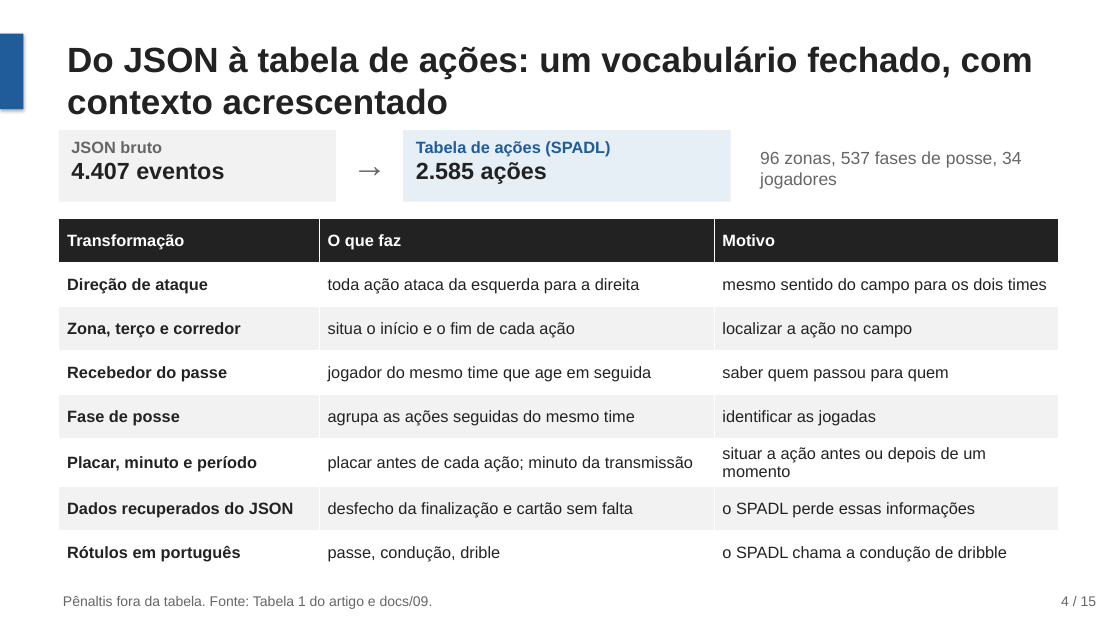
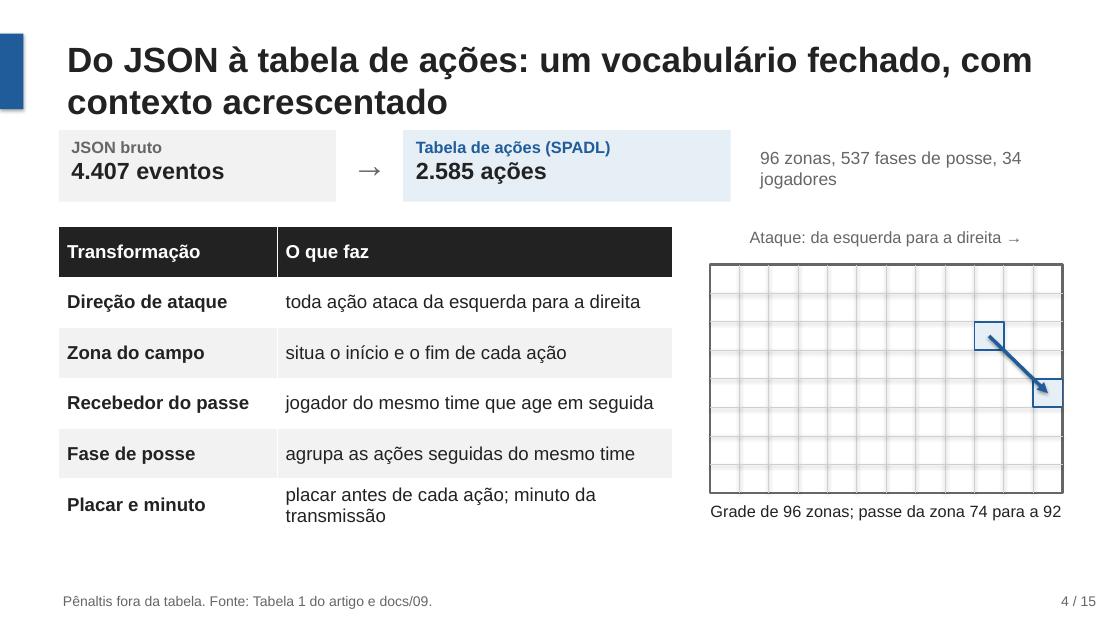
Before and after one commit to joaowinderfeldbussolotto/football-tactics-knowledge-graph, a slide deck: slide 4 of apresentacao/apresentacao.pptx. Drawn at 1120x630 pixels with LibreOffice and Linux fonts; fonts in the diff are those of the drawing. Boxes give left, top, right and bottom in pixels: in the first picture for what was removed or moved away, otherwise in the second. Text is boxed around its words. In the diff, an @@ line names an element or a change of style, - is before the commit and + after.

```diff
--- a/apresentacao/apresentacao.pptx
+++ b/apresentacao/apresentacao.pptx
@@ table at (x1=59, y1=227, x2=672, y2=529) @@
-Transformação | O que faz | Motivo
-Direção de ataque | toda ação ataca da esquerda para a direita | mesmo sentido do campo para os dois times
-Zona, terço e corredor | situa o início e o fim de cada ação | localizar a ação no campo
-Recebedor do passe | jogador do mesmo time que age em seguida | saber quem passou para quem
-Fase de posse | agrupa as ações seguidas do mesmo time | identificar as jogadas
-Placar, minuto e período | placar antes de cada ação; minuto da transmissão | situar a ação antes ou depois de um momento
-Dados recuperados do JSON | desfecho da finalização e cartão sem falta | o SPADL perde essas informações
-Rótulos em português | passe, condução, drible | o SPADL chama a condução de dribble
+Transformação | O que faz
+Direção de ataque | toda ação ataca da esquerda para a direita
+Zona do campo | situa o início e o fim de cada ação
+Recebedor do passe | jogador do mesmo time que age em seguida
+Fase de posse | agrupa as ações seguidas do mesmo time
+Placar e minuto | placar antes de cada ação; minuto da transmissão
@@ table resized from (x1=59, y1=218, x2=1059, y2=571) to (x1=59, y1=227, x2=672, y2=529) @@
@@ text added at (x1=750, y1=231, x2=1002, y2=246), 14 pt, text #666666 @@
+Ataque: da esquerda para a direita →
@@ rectangle added at (x1=710, y1=265, x2=1063, y2=493), fill #FFFFFF, outline #666666 2 pt @@
@@ line added from (739, 265) to (739, 493), #D0D0D0 0.75 pt @@
@@ line added from (769, 265) to (769, 493), #D0D0D0 0.75 pt @@
@@ line added from (798, 265) to (798, 493), #D0D0D0 0.75 pt @@
@@ line added from (828, 265) to (828, 493), #D0D0D0 0.75 pt @@
@@ line added from (857, 265) to (857, 493), #D0D0D0 0.75 pt @@
@@ line added from (886, 265) to (886, 493), #D0D0D0 0.75 pt @@
@@ line added from (916, 265) to (916, 493), #D0D0D0 0.75 pt @@
@@ line added from (945, 265) to (945, 493), #D0D0D0 0.75 pt @@
@@ line added from (975, 265) to (975, 493), #D0D0D0 0.75 pt @@
@@ line added from (1004, 265) to (1004, 493), #D0D0D0 0.75 pt @@
@@ line added from (1033, 265) to (1033, 493), #D0D0D0 0.75 pt @@
@@ line added from (710, 293) to (1063, 293), #D0D0D0 0.75 pt @@
@@ line added from (710, 322) to (1063, 322), #D0D0D0 0.75 pt @@
@@ rectangle added at (x1=975, y1=322, x2=1004, y2=350), fill #E6EEF6, outline #1F5C99 1.5 pt @@
@@ line added from (710, 350) to (1063, 350), #D0D0D0 0.75 pt @@
@@ arrow added from (989, 336) to (1048, 393), #1F5C99 3 pt @@
@@ line added from (710, 379) to (1063, 379), #D0D0D0 0.75 pt @@
@@ rectangle added at (x1=1033, y1=379, x2=1063, y2=408), fill #E6EEF6, outline #1F5C99 1.5 pt @@
@@ line added from (710, 408) to (1063, 408), #D0D0D0 0.75 pt @@
@@ line added from (710, 436) to (1063, 436), #D0D0D0 0.75 pt @@
@@ line added from (710, 465) to (1063, 465), #D0D0D0 0.75 pt @@
@@ text added at (x1=710, y1=505, x2=1061, y2=521), 14 pt, text #222222 @@
+Grade de 96 zonas; passe da zona 74 para a 92
```
Also in this commit, not shown: 6 other slides changed, 1 other file.
